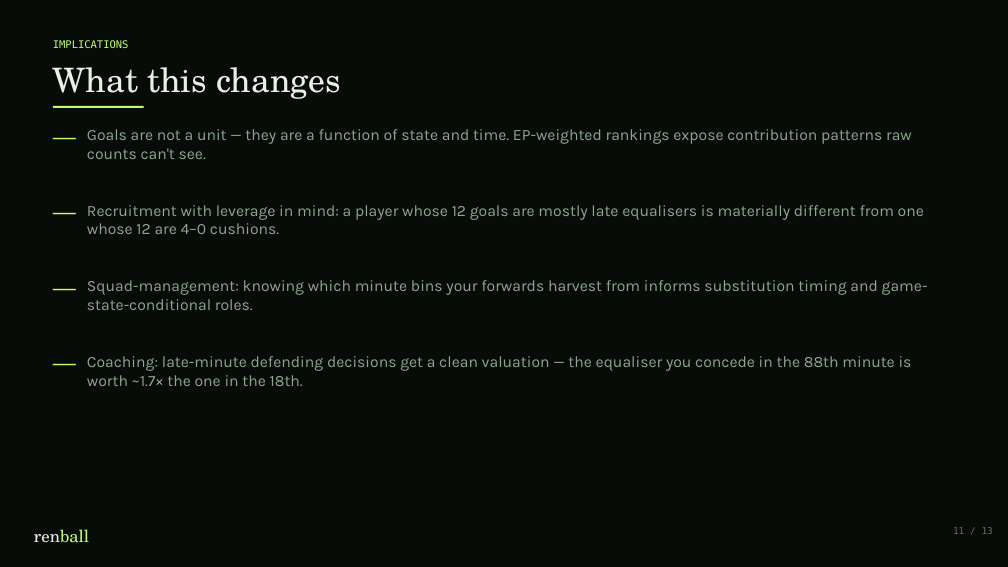
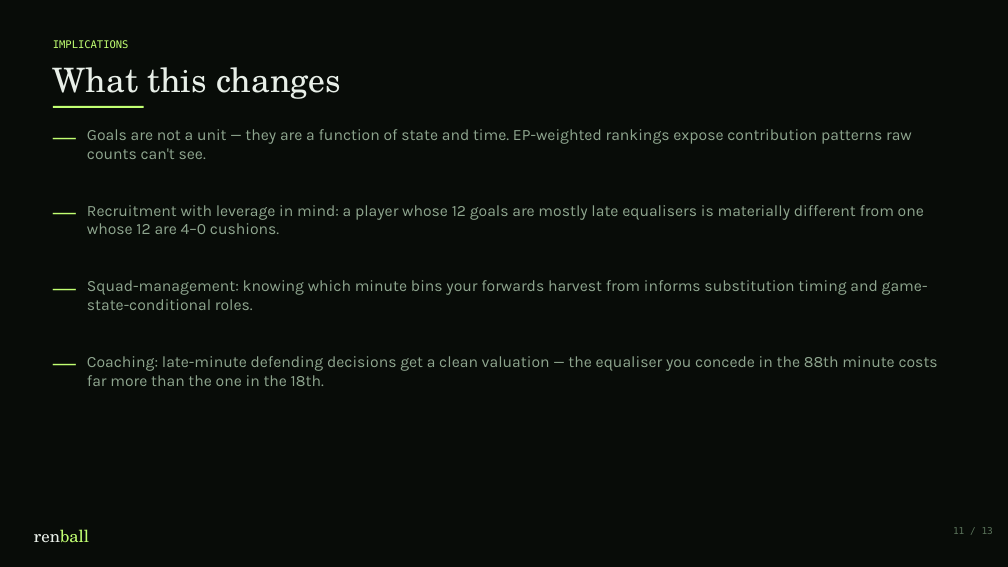
Before and after one commit to koeymenc/renball, a slide deck: slide 11 of projects/02-points-by-gamestate/slides.pptx. Drawn at 1008x567 pixels with LibreOffice and Linux fonts; fonts in the diff are those of the drawing. Boxes give left, top, right and bottom in pixels: in the first picture for what was removed or moved away, otherwise in the second. Text is boxed around its words. In the diff, an @@ line names an element or a change of style, - is before the commit and + after.

```diff
--- a/projects/02-points-by-gamestate/slides.pptx
+++ b/projects/02-points-by-gamestate/slides.pptx
@@ text at (x1=87, y1=356, x2=938, y2=386): text changed @@
-Coaching: late-minute defending decisions get a clean valuation — the equaliser you concede in the 88th minute is worth ~1.7× the one in the 18th.
+Coaching: late-minute defending decisions get a clean valuation — the equaliser you concede in the 88th minute costs far more than the one in the 18th.
```
Also in this commit, not shown: 4 other slides changed, 31 other files.
